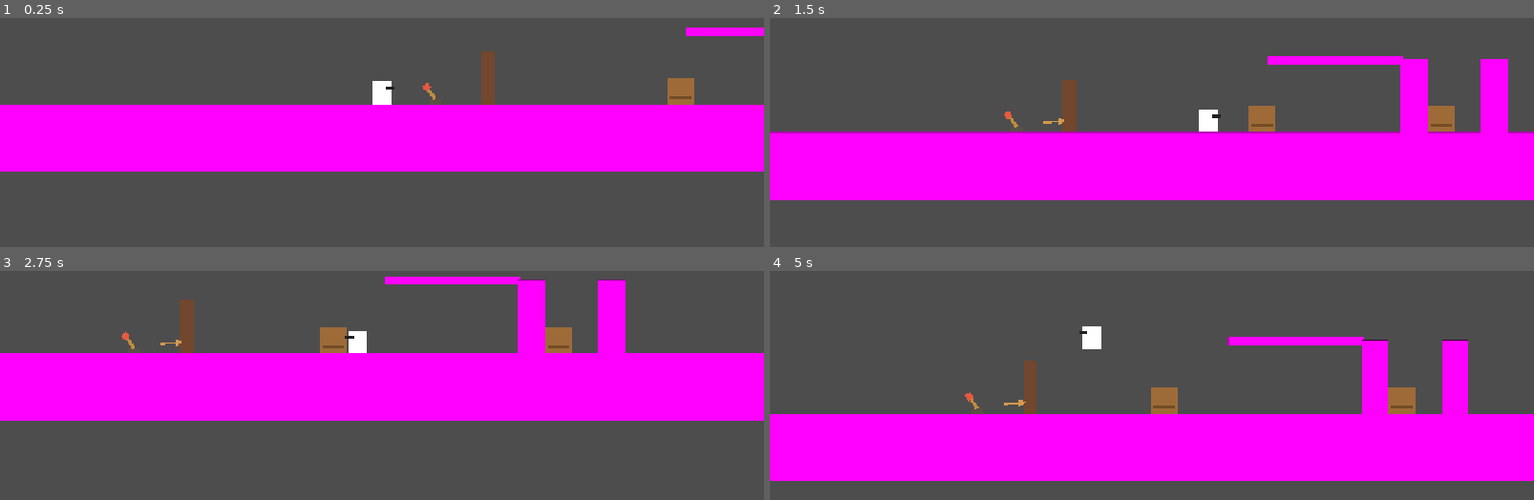
Above: before the commit, frames 1-4 (two rows, left to right).
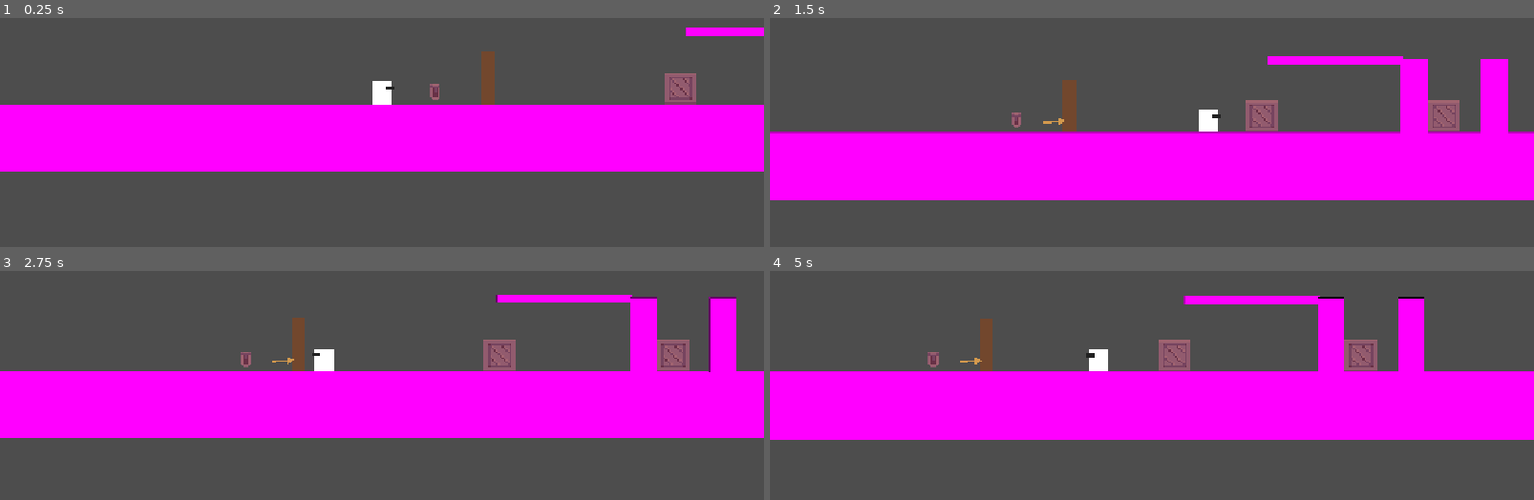
Above: after the commit, the same moments.

Repository: cachandlerdev/gmtk-2026
Game: Godot game, scene res://scenes/levels/switch_test_level.tscn
Same seed, same stepped clock (60 frames per second), same inputs: the game is played once before the commit and once after it. This scene is started directly instead of the project's main scene.
Inputs (mouse positions are in pixels of both pictures, inside the frame that each line leads up to):
- Up to frame 1 (0.25 s): no input
- Up to frame 2 (1.5 s): move the mouse to (1320, 70) at 0.52 s; hold D (move_right) from 0.53 s (still down); right-click (1320, 70) at 0.6 s; tap Space (jump) at 0.77 s; move the mouse to (999, 111) at 1.27 s; tap S (aim_down) at 1.35 s
- Up to frame 3 (2.75 s): tap Space (jump) at 1.52 s; move the mouse to (outside the picture) at 2.02 s; release D (move_right) at 2.03 s; hold A (move_left) from 2.03 s (still down); tap W (aim_up) at 2.1 s
- Up to frame 4 (5 s): move the mouse to (1113, 431) at 2.77 s; release A (move_left) at 2.78 s; hold D (move_right) 2.78-4.28 s; tap Shift (dash) at 2.85 s; tap Space (jump) at 3.02, 3.77, 4.52 s; move the mouse to (1381, 408) at 3.52 s; tap E (interact) at 3.6 s; move the mouse to (922, 280) at 4.27 s; hold A (move_left) from 4.28 s (still down); click (922, 280) at 4.35 s

The runs differ from the first frame. In frame 1, 0.7% of the frame differs, in the area x 55-92%, y 24-38%; in frame 2, 1.3%; in frame 3, 22%; in frame 4, 42%, in the area x 0-100%, y 10-92%.

Commit message:
feat: skin spikes, crate, and switch with pixel-art sprites

Diff:
--- a/scenes/assets/lever.tscn
+++ b/scenes/assets/lever.tscn
@@ -1,6 +1,7 @@
-[gd_scene load_steps=4 format=3 uid="uid://btwhex02s54fl"]
+[gd_scene load_steps=5 format=3 uid="uid://btwhex02s54fl"]
 
 [ext_resource type="Script" path="res://scripts/switch.gd" id="1_switch"]
+[ext_resource type="Texture2D" uid="uid://wkra75dtuhnh" path="res://assets/sprites/switch_sheet_16x16.png" id="2_tex"]
 
 [sub_resource type="RectangleShape2D" id="RectangleShape2D_interact"]
 size = Vector2(48, 48)
@@ -11,21 +12,13 @@
 [node name="Switch" type="Node2D"]
 script = ExtResource("1_switch")
 
-[node name="Base" type="Polygon2D" parent="."]
-color = Color(0.35, 0.32, 0.28, 1)
-polygon = PackedVector2Array(-10, 0, 10, 0, 8, -8, -8, -8)
-
-[node name="LeverArm" type="Node2D" parent="."]
-position = Vector2(0, -8)
-
-[node name="ArmVisual" type="Polygon2D" parent="LeverArm"]
-color = Color(0.75, 0.55, 0.25, 1)
-polygon = PackedVector2Array(-3, 0, 3, 0, 2, -22, -2, -22)
-
-[node name="Knob" type="Polygon2D" parent="LeverArm"]
-position = Vector2(0, -22)
-color = Color(0.9, 0.35, 0.25, 1)
-polygon = PackedVector2Array(-5, -5, 5, -5, 5, 5, -5, 5)
+[node name="Visual" type="Sprite2D" parent="."]
+texture_filter = 1
+centered = false
+offset = Vector2(-8, -16)
+scale = Vector2(2, 2)
+texture = ExtResource("2_tex")
+hframes = 2
 
 [node name="InteractArea" type="Area2D" parent="."]
 collision_layer = 8
--- a/scenes/assets/pushable_box.tscn
+++ b/scenes/assets/pushable_box.tscn
@@ -1,9 +1,10 @@
-[gd_scene format=3 uid="uid://e5yv2wd1vgyy"]
+[gd_scene load_steps=4 format=3 uid="uid://e5yv2wd1vgyy"]
 
 [ext_resource type="Script" path="res://scripts/pushable.gd" id="1_pushable"]
+[ext_resource type="Texture2D" uid="uid://dtp2n6824ltlb" path="res://assets/sprites/crate_16x16.png" id="2_tex"]
 
 [sub_resource type="RectangleShape2D" id="RectangleShape2D_box"]
-size = Vector2(40, 40)
+size = Vector2(48, 48)
 
 [node name="PushableBox" type="CharacterBody2D"]
 collision_layer = 1
@@ -12,13 +13,12 @@
 script = ExtResource("1_pushable")
 
 [node name="CollisionShape2D" type="CollisionShape2D" parent="."]
-position = Vector2(0, -20)
+position = Vector2(0, -24)
 shape = SubResource("RectangleShape2D_box")
 
-[node name="Visual" type="Polygon2D" parent="."]
-color = Color(0.62, 0.42, 0.22, 1)
-polygon = PackedVector2Array(-20, 0, 20, 0, 20, -40, -20, -40)
-
-[node name="Detail" type="Polygon2D" parent="."]
-color = Color(0.45, 0.3, 0.15, 1)
-polygon = PackedVector2Array(-16, -8, 16, -8, 16, -12, -16, -12)
+[node name="Visual" type="Sprite2D" parent="."]
+texture_filter = 1
+centered = false
+offset = Vector2(-8, -16)
+scale = Vector2(3, 3)
+texture = ExtResource("2_tex")
--- a/scenes/assets/spikes.tscn
+++ b/scenes/assets/spikes.tscn
@@ -1,17 +1,85 @@
-[gd_scene format=3 uid="uid://behe8u4nr8h0h"]
+[gd_scene load_steps=13 format=3 uid="uid://behe8u4nr8h0h"]
 
 [ext_resource type="Script" path="res://scripts/spikes.gd" id="1_spikes"]
+[ext_resource type="Texture2D" uid="uid://1rxj7n7tfow2" path="res://assets/sprites/spikes_animated_16x16.png" id="2_tex"]
 
 [sub_resource type="RectangleShape2D" id="RectangleShape2D_spikes"]
-size = Vector2(48, 20)
+size = Vector2(16, 16)
+
+[sub_resource type="AtlasTexture" id="frame_0"]
+atlas = ExtResource("2_tex")
+region = Rect2(0, 0, 16, 16)
+
+[sub_resource type="AtlasTexture" id="frame_1"]
+atlas = ExtResource("2_tex")
+region = Rect2(16, 0, 16, 16)
+
+[sub_resource type="AtlasTexture" id="frame_2"]
+atlas = ExtResource("2_tex")
+region = Rect2(32, 0, 16, 16)
+
+[sub_resource type="AtlasTexture" id="frame_3"]
+atlas = ExtResource("2_tex")
+region = Rect2(48, 0, 16, 16)
+
+[sub_resource type="AtlasTexture" id="frame_4"]
+atlas = ExtResource("2_tex")
+region = Rect2(64, 0, 16, 16)
+
+[sub_resource type="AtlasTexture" id="frame_5"]
+atlas = ExtResource("2_tex")
+region = Rect2(80, 0, 16, 16)
+
+[sub_resource type="AtlasTexture" id="frame_6"]
+atlas = ExtResource("2_tex")
+region = Rect2(96, 0, 16, 16)
+
+[sub_resource type="AtlasTexture" id="frame_7"]
+atlas = ExtResource("2_tex")
+region = Rect2(112, 0, 16, 16)
+
+[sub_resource type="SpriteFrames" id="SpriteFrames_spikes"]
+animations = [{
+"frames": [{
+"duration": 1.0,
+"texture": SubResource("frame_0")
+}, {
+"duration": 1.0,
+"texture": SubResource("frame_1")
+}, {
+"duration": 1.0,
+"texture": SubResource("frame_2")
+}, {
+"duration": 1.0,
+"texture": SubResource("frame_3")
+}, {
+"duration": 1.0,
+"texture": SubResource("frame_4")
+}, {
+"duration": 1.0,
+"texture": SubResource("frame_5")
+}, {
+"duration": 1.0,
+"texture": SubResource("frame_6")
+}, {
+"duration": 1.0,
+"texture": SubResource("frame_7")
+}],
+"loop": true,
+"name": &"default",
+"speed": 7.0
+}]
 
 [node name="Spikes" type="Node2D"]
 script = ExtResource("1_spikes")
 starts_activated = true
 
-[node name="Visual" type="Polygon2D" parent="."]
-color = Color(0.75, 0.2, 0.22, 1)
-polygon = PackedVector2Array(-24, 0, -16, -20, -8, 0, 0, -20, 8, 0, 16, -20, 24, 0)
+[node name="Visual" type="AnimatedSprite2D" parent="."]
+texture_filter = 1
+centered = false
+offset = Vector2(-8, -16)
+sprite_frames = SubResource("SpriteFrames_spikes")
+autoplay = "default"
 
 [node name="HurtArea" type="Area2D" parent="."]
 collision_layer = 0
@@ -20,7 +88,7 @@
 monitorable = false
 
 [node name="CollisionShape2D" type="CollisionShape2D" parent="HurtArea"]
-position = Vector2(0, -10)
+position = Vector2(0, -8)
 shape = SubResource("RectangleShape2D_spikes")
 
 [connection signal="body_entered" from="HurtArea" to="." method="_on_hurt_area_body_entered"]
--- a/scripts/spikes.gd
+++ b/scripts/spikes.gd
@@ -5,7 +5,7 @@
 
 @onready var _hurt_area: Area2D = $HurtArea
 @onready var _collision: CollisionShape2D = $HurtArea/CollisionShape2D
-@onready var _visual: Polygon2D = $Visual
+@onready var _visual: AnimatedSprite2D = $Visual
 
 
 func _on_activation_changed(active: bool) -> void:
--- a/scripts/switch.gd
+++ b/scripts/switch.gd
@@ -14,7 +14,7 @@
 
 var _locked := false
 
-@onready var _lever_arm: Node2D = $LeverArm
+@onready var _sprite: Sprite2D = $Visual
 
 
 func _ready() -> void:
@@ -43,8 +43,8 @@
 
 
 func _update_visual() -> void:
-    if _lever_arm:
-        _lever_arm.rotation_degrees = 35.0 if is_on else -35.0
+    if _sprite:
+        _sprite.frame = 1 if is_on else 0
 
 
 func _on_hit_area_body_entered(body: Node2D) -> void:
Binary file added: assets/sprites/crate_16x16.png
Not shown, added: assets/sprites/crate_16x16.png.import
Binary file added: assets/sprites/glue_floor_16x16.png
Not shown, added: assets/sprites/glue_floor_16x16.png.import
Binary file added: assets/sprites/ice_floor_16x16.png
Not shown, added: assets/sprites/ice_floor_16x16.png.import
Binary file added: assets/sprites/oil_floor_16x16.png
Not shown, added: assets/sprites/oil_floor_16x16.png.import
Binary file added: assets/sprites/spikes_animated_16x16.png
Not shown, added: assets/sprites/spikes_animated_16x16.png.import
Binary file added: assets/sprites/switch_sheet_16x16.png
Not shown, added: assets/sprites/switch_sheet_16x16.png.import
